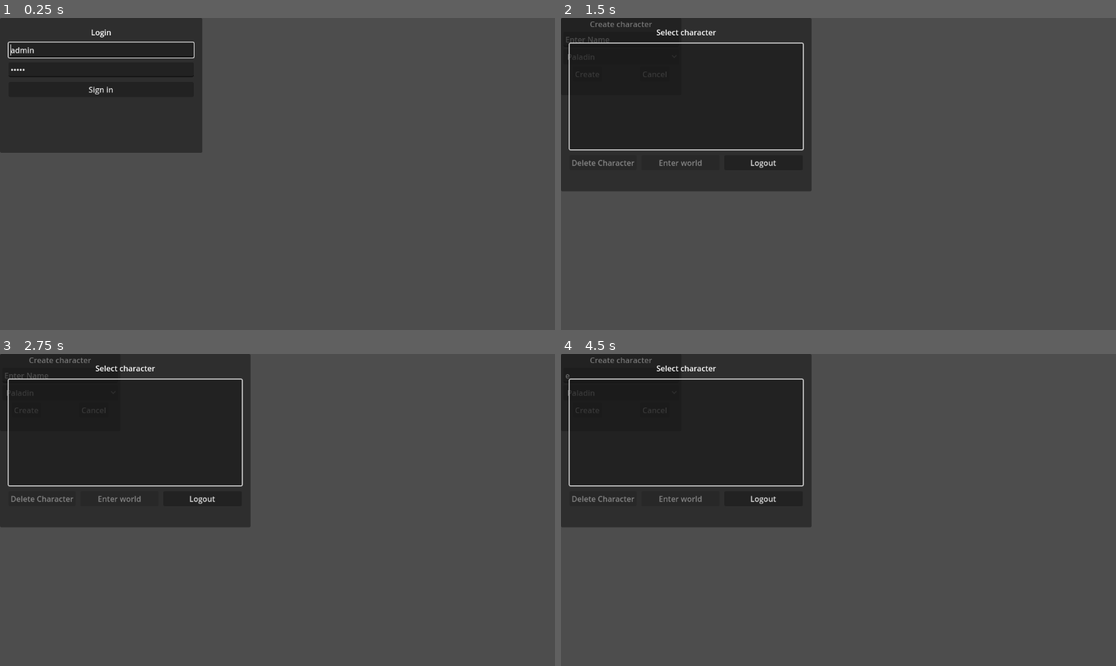
Above: before the commit, frames 1-4 (two rows, left to right).
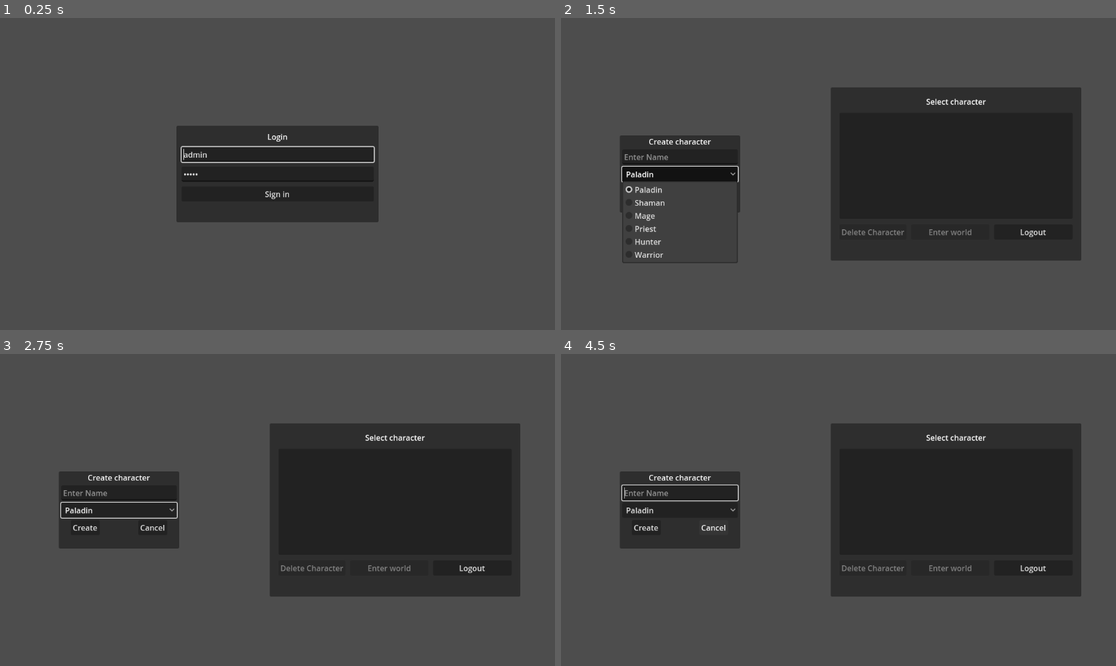
Above: after the commit, the same moments.

Repository: denisshkytko/mmo-mvp-godot
Game: Godot game, scene res://ui/flow/LoginUI.tscn
Two runs of this game, one before a commit and one after it. Both use one fixed random seed, a clock stepped at 60 frames per second and the inputs below.
Inputs (mouse positions are in pixels of both pictures, inside the frame that each line leads up to):
- Up to frame 1 (0.25 s): no input
- Up to frame 2 (1.5 s): click "Sign in" at 0.5 s; click "Paladin" at 1.25 s
- Up to frame 3 (2.75 s): click "Create" at 2 s
- Up to frame 4 (4.5 s): click "Logout" at 2.75 s; tap Enter at 3.5 s; move the mouse to (960, 494) at 3.52 s; hold Right (ui_right) 3.53-4.25 s; tap E (loot) at 3.6 s; click (960, 494) at 3.67 s; click "Cancel" at 4.25 s

The runs differ from the first frame. In frame 1, 26% of the frame differs, in the area x 0-69%, y 0-66%; in frame 2, 48%; in frame 3, 48%, in the area x 0-94%, y 0-78%; in frame 4, 48%.

Commit message:
Manually customizing UI elements

Diff:
--- a/ui/flow/CharacterSelectUI.tscn
+++ b/ui/flow/CharacterSelectUI.tscn
@@ -5,12 +5,6 @@
 [ext_resource type="PackedScene" uid="uid://c6qtdmbb5804r" path="res://ui/flow/hud/CharacterSelectHUD.tscn" id="2"]
 
 [node name="CharacterSelectUI" type="CanvasLayer"]
-layout_mode = 3
-anchors_preset = 15
-anchor_right = 1.0
-anchor_bottom = 1.0
-grow_horizontal = 2
-grow_vertical = 2
 script = ExtResource("1_fpjqy")
 
 [node name="Root" type="Control" parent="."]
@@ -20,23 +14,8 @@
 anchor_bottom = 1.0
 grow_horizontal = 2
 grow_vertical = 2
+mouse_filter = 2
 
-[node name="HBoxContainer" type="HBoxContainer" parent="Root"]
-layout_mode = 1
-anchors_preset = 15
-anchor_right = 1.0
-anchor_bottom = 1.0
-grow_horizontal = 2
-grow_vertical = 2
+[node name="CreateCharacterHUD" parent="Root" instance=ExtResource("1_opyui")]
 
-[node name="CenterContainer" type="CenterContainer" parent="Root/HBoxContainer"]
-custom_minimum_size = Vector2(576, 560)
-layout_mode = 2
-
-[node name="CreateCharacterHUD" parent="Root/HBoxContainer/CenterContainer" instance=ExtResource("1_opyui")]
-custom_minimum_size = Vector2(250, 160)
-layout_mode = 2
-
-[node name="CharacterSelectHUD" parent="Root/HBoxContainer" instance=ExtResource("2")]
-custom_minimum_size = Vector2(576, 560)
-layout_mode = 2
+[node name="CharacterSelectHUD" parent="Root" instance=ExtResource("2")]
--- a/ui/flow/LoginUI.tscn
+++ b/ui/flow/LoginUI.tscn
@@ -3,12 +3,6 @@
 [ext_resource type="PackedScene" uid="uid://dw6ww27thp6uo" path="res://ui/flow/hud/LoginHUD.tscn" id="2"]
 
 [node name="LoginUI" type="CanvasLayer"]
-layout_mode = 3
-anchors_preset = 15
-anchor_right = 1.0
-anchor_bottom = 1.0
-grow_horizontal = 2
-grow_vertical = 2
 
 [node name="Root" type="Control" parent="."]
 layout_mode = 3
@@ -17,11 +11,6 @@
 anchor_bottom = 1.0
 grow_horizontal = 2
 grow_vertical = 2
+mouse_filter = 2
 
 [node name="LoginHUD" parent="Root" instance=ExtResource("2")]
-layout_mode = 0
-anchors_preset = 0
-anchor_right = 0.0
-anchor_bottom = 0.0
-grow_horizontal = 1
-grow_vertical = 1
--- a/ui/flow/hud/CharacterSelectHUD.tscn
+++ b/ui/flow/hud/CharacterSelectHUD.tscn
@@ -3,12 +3,6 @@
 [ext_resource type="Script" uid="uid://puaxctvtde21" path="res://ui/flow/hud/character_select_hud.gd" id="1_wuons"]
 
 [node name="CharacterSelectHUD" type="CanvasLayer"]
-layout_mode = 3
-anchors_preset = 15
-anchor_right = 1.0
-anchor_bottom = 1.0
-grow_horizontal = 2
-grow_vertical = 2
 script = ExtResource("1_wuons")
 
 [node name="Root" type="Control" parent="."]
@@ -18,10 +12,22 @@
 anchor_bottom = 1.0
 grow_horizontal = 2
 grow_vertical = 2
+mouse_filter = 2
 
 [node name="Panel" type="Panel" parent="Root"]
 custom_minimum_size = Vector2(520, 360)
-layout_mode = 2
+layout_mode = 1
+anchors_preset = 6
+anchor_left = 1.0
+anchor_top = 0.5
+anchor_right = 1.0
+anchor_bottom = 0.5
+offset_left = -592.0
+offset_top = -180.0
+offset_right = -72.0
+offset_bottom = 180.0
+grow_horizontal = 0
+grow_vertical = 2
 
 [node name="Margin" type="MarginContainer" parent="Root/Panel"]
 layout_mode = 0
--- a/ui/flow/hud/CreateCharacterHUD.tscn
+++ b/ui/flow/hud/CreateCharacterHUD.tscn
@@ -3,8 +3,6 @@
 [ext_resource type="Script" uid="uid://b0xa85p25qwvq" path="res://ui/flow/hud/create_character_hud.gd" id="1_0x13s"]
 
 [node name="CreateCharacterHUD" type="CanvasLayer"]
-layout_mode = 3
-anchors_preset = 0
 script = ExtResource("1_0x13s")
 
 [node name="Root" type="Control" parent="."]
@@ -14,11 +12,18 @@
 anchor_bottom = 1.0
 grow_horizontal = 2
 grow_vertical = 2
+mouse_filter = 2
 
 [node name="Panel" type="Panel" parent="Root"]
-layout_mode = 0
-offset_right = 250.0
-offset_bottom = 160.0
+layout_mode = 1
+anchors_preset = 4
+anchor_top = 0.5
+anchor_bottom = 0.5
+offset_left = 122.0
+offset_top = -80.0
+offset_right = 372.0
+offset_bottom = 80.0
+grow_vertical = 2
 
 [node name="Margin" type="MarginContainer" parent="Root/Panel"]
 layout_mode = 1
--- a/ui/flow/hud/LoginHUD.tscn
+++ b/ui/flow/hud/LoginHUD.tscn
@@ -3,12 +3,6 @@
 [ext_resource type="Script" uid="uid://q4dkexirsq6q" path="res://ui/flow/hud/login_hud.gd" id="1_4g51g"]
 
 [node name="LoginHUD" type="CanvasLayer"]
-layout_mode = 3
-anchors_preset = 15
-anchor_right = 1.0
-anchor_bottom = 1.0
-grow_horizontal = 2
-grow_vertical = 2
 script = ExtResource("1_4g51g")
 
 [node name="Root" type="Control" parent="."]
@@ -18,15 +12,33 @@
 anchor_bottom = 1.0
 grow_horizontal = 2
 grow_vertical = 2
+mouse_filter = 2
 
 [node name="Panel" type="Panel" parent="Root"]
-custom_minimum_size = Vector2(420, 280)
-layout_mode = 2
+custom_minimum_size = Vector2(420, 200)
+layout_mode = 1
+anchors_preset = 8
+anchor_left = 0.5
+anchor_top = 0.5
+anchor_right = 0.5
+anchor_bottom = 0.5
+offset_left = -210.0
+offset_top = -100.0
+offset_right = 210.0
+offset_bottom = 100.0
+grow_horizontal = 2
+grow_vertical = 2
 
 [node name="Margin" type="MarginContainer" parent="Root/Panel"]
-layout_mode = 0
+custom_minimum_size = Vector2(435, 215)
+layout_mode = 1
+anchors_preset = 15
 anchor_right = 1.0
 anchor_bottom = 1.0
+offset_top = -7.5
+offset_bottom = 7.5
+grow_horizontal = 2
+grow_vertical = 2
 theme_override_constants/margin_left = 18
 theme_override_constants/margin_top = 18
 theme_override_constants/margin_right = 18
--- a/ui/game/hud/BuffsHUD.tscn
+++ b/ui/game/hud/BuffsHUD.tscn
@@ -14,9 +14,11 @@
 anchor_bottom = 1.0
 grow_horizontal = 2
 grow_vertical = 2
+mouse_filter = 2
 
 [node name="Panel" type="Panel" parent="Root"]
 self_modulate = Color(1, 1, 1, 0)
+layout_mode = 1
 anchors_preset = 1
 anchor_left = 1.0
 anchor_right = 1.0
--- a/ui/game/hud/CharacterHUD.tscn
+++ b/ui/game/hud/CharacterHUD.tscn
@@ -1,20 +1,30 @@
 [gd_scene load_steps=3 format=3 uid="uid://k52s76musmbr"]
 
 [ext_resource type="Script" uid="uid://benifso7efdrw" path="res://ui/game/hud/character_hud.gd" id="1_6op8q"]
-[ext_resource type="PackedScene" path="res://ui/game/hud/SharedTooltipPanel.tscn" id="2_0n5q6"]
+[ext_resource type="PackedScene" uid="uid://bt2tbslwfrutf" path="res://ui/game/hud/SharedTooltipPanel.tscn" id="2_0n5q6"]
 
 [node name="CharacterHUD" type="CanvasLayer"]
 script = ExtResource("1_6op8q")
 
 [node name="Root" type="Control" parent="."]
 layout_mode = 3
-anchors_preset = 0
-offset_right = 40.0
-offset_bottom = 40.0
+anchors_preset = 15
+anchor_right = 1.0
+anchor_bottom = 1.0
+grow_horizontal = 2
+grow_vertical = 2
+mouse_filter = 2
 
 [node name="Panel" type="Panel" parent="Root"]
 unique_name_in_owner = true
-layout_mode = 0
+layout_mode = 1
+anchors_preset = 8
+anchor_left = 0.5
+anchor_top = 0.5
+anchor_right = 0.5
+anchor_bottom = 0.5
+grow_horizontal = 2
+grow_vertical = 2
 size_flags_horizontal = 3
 size_flags_vertical = 3
 
--- a/ui/game/hud/InventoryHUD.tscn
+++ b/ui/game/hud/InventoryHUD.tscn
@@ -35,9 +35,11 @@
 anchor_bottom = 1.0
 grow_horizontal = 2
 grow_vertical = 2
+mouse_filter = 2
 
 [node name="Panel" type="Panel" parent="Root"]
 visible = false
+layout_mode = 1
 anchors_preset = 3
 anchor_left = 1.0
 anchor_top = 1.0
@@ -141,6 +143,7 @@
 
 [node name="QuickBar" type="HBoxContainer" parent="Root"]
 custom_minimum_size = Vector2(200, 36)
+layout_mode = 1
 anchors_preset = 3
 anchor_left = 1.0
 anchor_top = 1.0
@@ -331,12 +334,14 @@
 
 [node name="InvTooltip" parent="Root" instance=ExtResource("2_0n5q6")]
 z_index = 60
+layout_mode = 0
 offset_right = 360.0
 offset_bottom = 10.0
 
 [node name="SplitDialog" type="Panel" parent="Root"]
 visible = false
 custom_minimum_size = Vector2(260, 130)
+layout_mode = 0
 offset_left = 40.0
 offset_top = 40.0
 offset_right = 300.0
--- a/ui/game/hud/LootHUD.tscn
+++ b/ui/game/hud/LootHUD.tscn
@@ -13,12 +13,15 @@
 anchor_bottom = 1.0
 grow_horizontal = 2
 grow_vertical = 2
+mouse_filter = 2
 
 [node name="TooltipPanel" parent="Root" instance=ExtResource("2_4g0os")]
 z_index = 50
+layout_mode = 0
 
 [node name="Panel" type="Panel" parent="Root"]
 custom_minimum_size = Vector2(300, 360)
+layout_mode = 1
 anchors_preset = 5
 anchor_left = 0.5
 anchor_right = 0.5
--- a/ui/game/hud/MenuHUD.tscn
+++ b/ui/game/hud/MenuHUD.tscn
@@ -7,13 +7,12 @@
 
 [node name="Root" type="Control" parent="."]
 layout_mode = 3
-anchors_preset = 8
-anchor_left = 0.5
-anchor_top = 0.5
-anchor_right = 0.5
-anchor_bottom = 0.5
+anchors_preset = 15
+anchor_right = 1.0
+anchor_bottom = 1.0
 grow_horizontal = 2
 grow_vertical = 2
+mouse_filter = 2
 
 [node name="Panel" type="Panel" parent="Root"]
 custom_minimum_size = Vector2(100, 100)
--- a/ui/game/hud/MerchantHUD.tscn
+++ b/ui/game/hud/MerchantHUD.tscn
@@ -13,13 +13,16 @@
 anchor_bottom = 1.0
 grow_horizontal = 2
 grow_vertical = 2
+mouse_filter = 2
 
 [node name="TooltipPanel" parent="Root" instance=ExtResource("2_2u4xq")]
 z_index = 50
+layout_mode = 0
 
 [node name="QtyDialog" type="Panel" parent="Root"]
 visible = false
 custom_minimum_size = Vector2(260, 140)
+layout_mode = 0
 offset_left = 40.0
 offset_top = 40.0
 offset_right = 300.0
@@ -67,6 +70,7 @@
 [node name="Panel" type="Panel" parent="Root"]
 visible = false
 custom_minimum_size = Vector2(385, 585)
+layout_mode = 1
 offset_left = 10.0
 offset_top = 10.0
 offset_right = 395.0
--- a/ui/game/hud/PlayerHUD.tscn
+++ b/ui/game/hud/PlayerHUD.tscn
@@ -83,9 +83,11 @@
 anchor_bottom = 1.0
 grow_horizontal = 2
 grow_vertical = 2
+mouse_filter = 2
 
 [node name="Panel" type="Panel" parent="Root"]
 custom_minimum_size = Vector2(170, 80)
+layout_mode = 1
 offset_left = 10.0
 offset_top = 10.0
 offset_right = 180.0
--- a/ui/game/hud/QuickMenuHUD.tscn
+++ b/ui/game/hud/QuickMenuHUD.tscn
@@ -8,16 +8,15 @@
 [node name="Root" type="Control" parent="."]
 custom_minimum_size = Vector2(45, 118)
 layout_mode = 3
-anchors_preset = 1
-anchor_left = 1.0
+anchors_preset = 15
 anchor_right = 1.0
-offset_left = -40.0
-offset_top = -95.0
-offset_right = -5.0
-offset_bottom = 23.0
-grow_horizontal = 0
+anchor_bottom = 1.0
+grow_horizontal = 2
+grow_vertical = 2
+mouse_filter = 2
 
 [node name="Panel" type="Panel" parent="Root"]
+visible = false
 clip_contents = true
 custom_minimum_size = Vector2(45, 124)
 layout_mode = 1
@@ -65,9 +64,9 @@
 anchors_preset = 1
 anchor_left = 1.0
 anchor_right = 1.0
-offset_left = -45.0
-offset_top = 100.0
-offset_bottom = 124.0
+offset_left = -50.0
+offset_right = -5.0
+offset_bottom = 24.0
 grow_horizontal = 0
 theme_override_font_sizes/font_size = 10
 text = "▼"
--- a/ui/game/hud/TargetHUD.tscn
+++ b/ui/game/hud/TargetHUD.tscn
@@ -96,18 +96,17 @@
 anchor_bottom = 1.0
 grow_horizontal = 2
 grow_vertical = 2
+mouse_filter = 2
 
 [node name="Panel" type="Panel" parent="Root"]
 clip_contents = true
 custom_minimum_size = Vector2(170, 80)
-anchors_preset = 5
-anchor_left = 0.5
-anchor_right = 0.5
-offset_left = -386.0
+layout_mode = 1
+offset_left = 190.0
 offset_top = 10.0
-offset_right = -216.0
+offset_right = 360.0
 offset_bottom = 90.0
-grow_horizontal = 2
+mouse_filter = 2
 theme_override_styles/panel = SubResource("StyleBoxFlat_panel_outline")
 
 [node name="Margin" type="MarginContainer" parent="Root/Panel"]
--- a/ui/game/hud/XpHUD.tscn
+++ b/ui/game/hud/XpHUD.tscn
@@ -8,24 +8,27 @@
 [node name="Root" type="Control" parent="."]
 custom_minimum_size = Vector2(600, 20)
 layout_mode = 3
-anchors_preset = 12
-anchor_top = 1.0
-anchor_right = 1.0
-anchor_bottom = 1.0
-offset_left = 288.0
-offset_top = -28.0
-offset_right = -264.0
-offset_bottom = -8.0
-grow_horizontal = 2
-grow_vertical = 0
-
-[node name="BarPanel" type="Panel" parent="Root"]
-layout_mode = 1
 anchors_preset = 15
 anchor_right = 1.0
 anchor_bottom = 1.0
 grow_horizontal = 2
 grow_vertical = 2
+mouse_filter = 2
+
+[node name="BarPanel" type="Panel" parent="Root"]
+custom_minimum_size = Vector2(600, 20)
+layout_mode = 1
+anchors_preset = 7
+anchor_left = 0.5
+anchor_top = 1.0
+anchor_right = 0.5
+anchor_bottom = 1.0
+offset_left = -300.0
+offset_top = -30.0
+offset_right = 300.0
+offset_bottom = -10.0
+grow_horizontal = 2
+grow_vertical = 0
 
 [node name="XpBar" type="Control" parent="Root/BarPanel"]
 custom_minimum_size = Vector2(580, 10)
--- a/ui/game/hud/mobile/MobileHUD.tscn
+++ b/ui/game/hud/mobile/MobileHUD.tscn
@@ -18,6 +18,7 @@
 anchor_bottom = 1.0
 grow_horizontal = 2
 grow_vertical = 2
+mouse_filter = 2
 
 [node name="LeftPad" type="Control" parent="Root"]
 custom_minimum_size = Vector2(200, 200)
Not shown: 1 places in ui/game/hud/LootHUD.tscn that only renumber resources
Not shown: 1 places in ui/game/hud/MerchantHUD.tscn that only renumber resources
